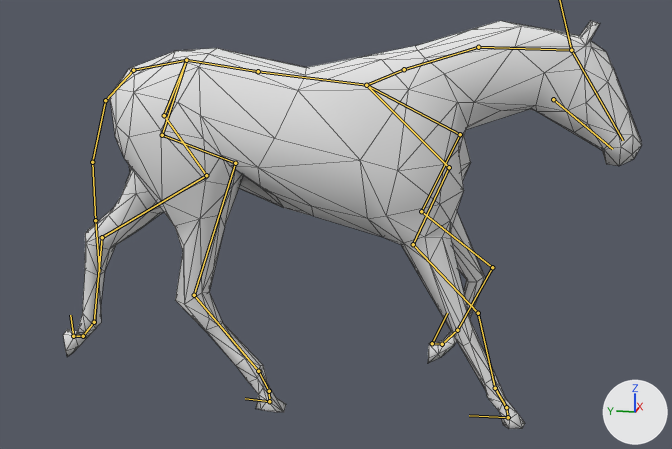
A saved change to the Blender file Assets/Models/horse_rigged.blend.
Before and after are seen from a 50 mm lens placed at (-19.97, -4.97, 4.29), pointed at (-0.09, -0.99, -0.69). Every picture has the same lights, and +X, +Y and +Z are marked at lower right. Both versions are drawn at frame 87 of the action 'JumpLeft'; the numbers are the values there. The bones that bend it are drawn over the model as lines. Mesh edges are drawn as thin lines.
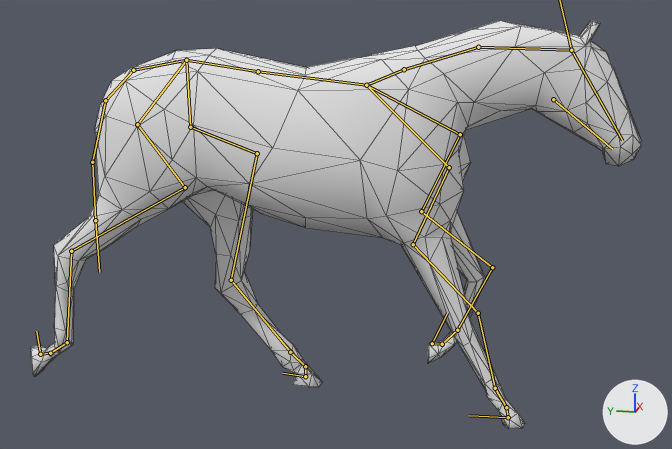
Pixel boxes (x1, y1, x2, y2) of what changed, in the pictures (672 x 449 px):
'Cube', posed: before (63, 21, 642, 429); after (31, 20, 641, 429)
bone 'Bone.008', root to tip: before (186, 60) to (164, 115); after (186, 60) to (190, 127)
bone 'Hüfte.L', root to tip: before (164, 115) to (206, 175); after (190, 127) to (257, 153)
bone 'Oberschenkel.L', root to tip: before (206, 175) to (102, 237); after (257, 153) to (231, 280)
bone 'Unterschenkel.L', root to tip: before (102, 237) to (94, 322); after (231, 280) to (290, 352)
bone 'FesselHinten.L', root to tip: before (94, 322) to (83, 336); after (290, 352) to (305, 366)
bone 'Bone.009', root to tip: before (186, 60) to (162, 135); after (186, 60) to (137, 124)
bone 'Hüfte.R', root to tip: before (162, 135) to (235, 163); after (137, 124) to (185, 187)
bone 'Oberschenkel.R', root to tip: before (235, 163) to (194, 295); after (185, 187) to (71, 251)
bone 'Unterschenkel.R', root to tip: before (194, 295) to (258, 371); after (71, 251) to (67, 342)
bone 'FesselHinten.R', root to tip: before (258, 371) to (269, 391); after (67, 342) to (50, 353)

The edits, one by one:
Bone 'Bone.008' (bone_bone_008) turns from (0, 0, -2) to (0, -6, -24) degrees about its own x, y and z.
Bone 'Hüfte.L' (bone_hüfte_l) turns from (-3, 0, 17) to (2, 0, 5) degrees about its own x, y and z.
Bone 'Oberschenkel.L' (bone_oberschenkel_l) turns from (1, 0, 0) to (-10, -1, 0) degrees about its own x, y and z.
Bone 'Unterschenkel.L' (bone_unterschenkel_l) turns from (-8, 0, 0) to (-11, -1, 0) degrees about its own x, y and z.
Bone 'FesselHinten.L' (bone_fesselhinten_l) turns from (62, 1, 0) to (26, 1, -1) degrees about its own x, y and z.
Bone 'Bone.009' (bone_bone_009) turns from (3, 4, 22) to (0, -3, 2) degrees about its own x, y and z.
Bone 'Hüfte.R' (bone_hüfte_r) turns from (2, 1, -3) to (-4, 0, -15) degrees about its own x, y and z.
Bone 'Oberschenkel.R' (bone_oberschenkel_r) turns from (-5, 1, -1) to (3, 1, 0) degrees about its own x, y and z.
Bone 'Unterschenkel.R' (bone_unterschenkel_r) turns from (-17, 0, -1) to (-11, 0, 0) degrees about its own x, y and z.
Bone 'FesselHinten.R' (bone_fesselhinten_r) turns from (44, 1, 4) to (80, -1, 3) degrees about its own x, y and z.
